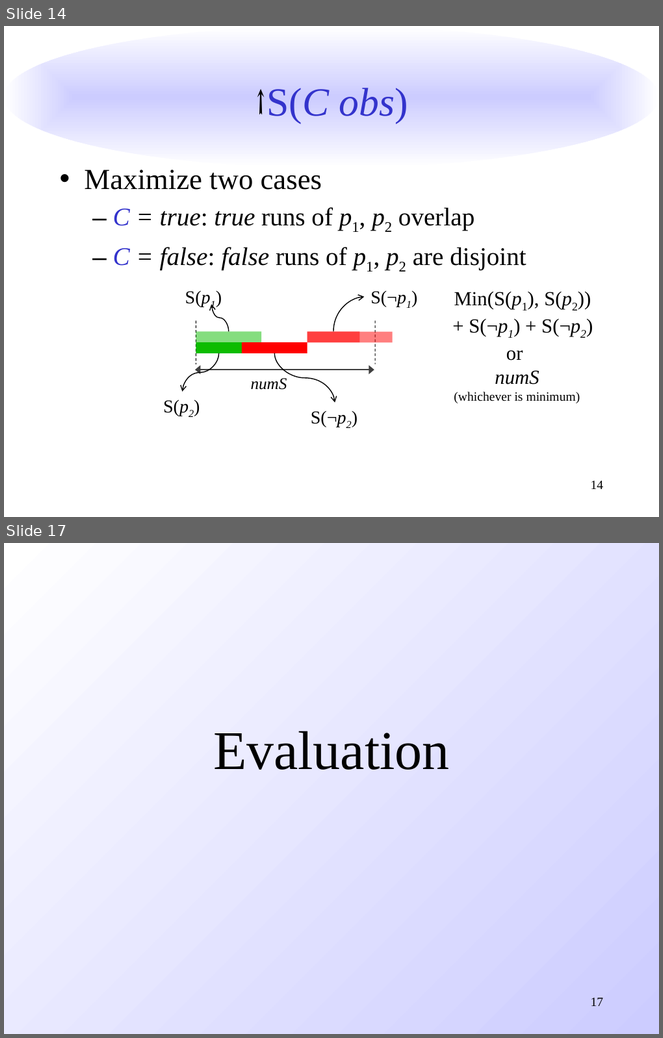
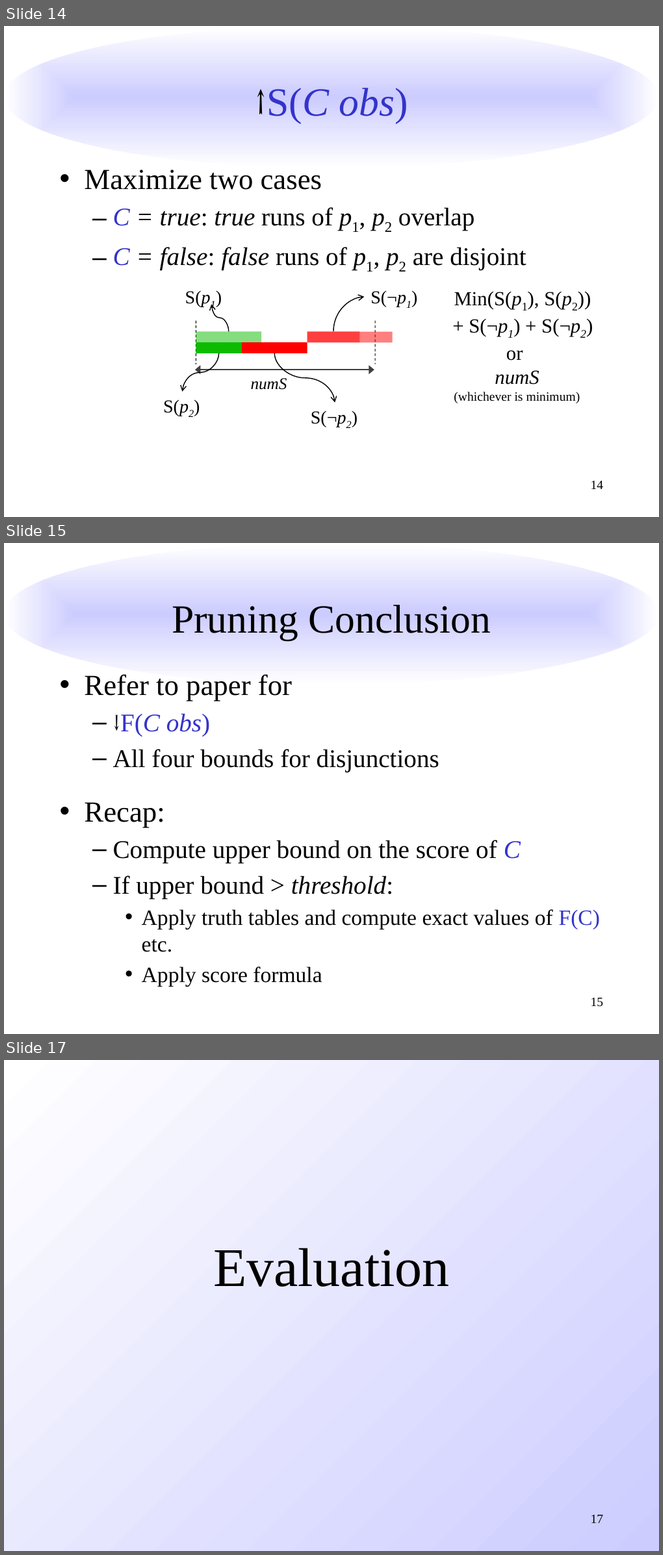
Before and after one commit to liblit/cbiexp, a slide deck: issta-2007/talk/issta-2007.pptx. Shown one above the other, each under a label of ours: slides 14 and 17 before the commit, slides 14, 15 and 17 after it; the slides between them are not shown. The pictures are 663x1038 and 663x1555 pixels, drawn with LibreOffice and Linux fonts; fonts in the diff are those of the drawing. Boxes give left, top, right and bottom in pixels: in the first picture for what was removed or moved away, otherwise in the second. Text is boxed around its words. In the diff, an @@ line names an element or a change of style, - is before the commit and + after.

```diff
--- a/issta-2007/talk/issta-2007.pptx
+++ b/issta-2007/talk/issta-2007.pptx
@@ slide 15 added at [4,543,659,1034], background #FFFFFF; not listed: 1 template element that a slide beside it also shows @@
@@ title added at [172,605,491,640], 44 pt, text #000000 @@
+Pruning Conclusion
@@ text added at [84,674,600,986], 28 pt, text #000000 @@
+• Refer to paper for
+  – ↓F(C obs)
+  – All four bounds for disjunctions
+• Recap:
+  – Compute upper bound on the score of C
+  – If upper bound > threshold:
+    • Apply truth tables and compute exact values of F(C) etc.
+    • Apply score formula
@@ page number added at [591,998,604,1007], 14 pt, text #000000 @@
+15
```
Also in this commit, not shown: 3 slides changed.
